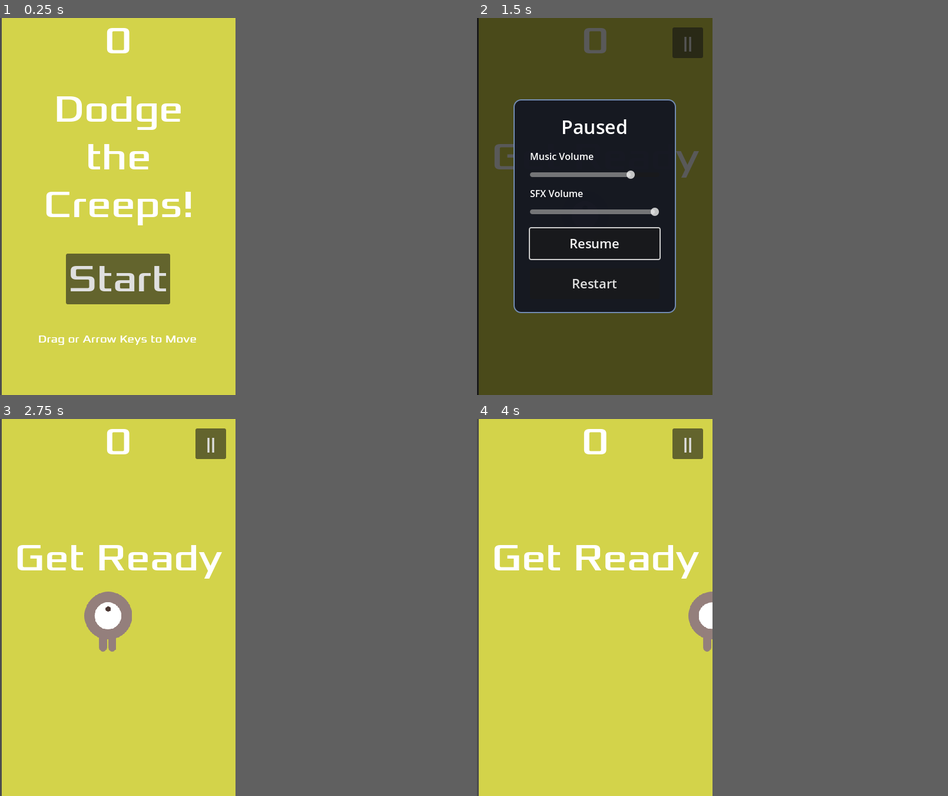
Above: before the commit, frames 1-4 (two rows, left to right).
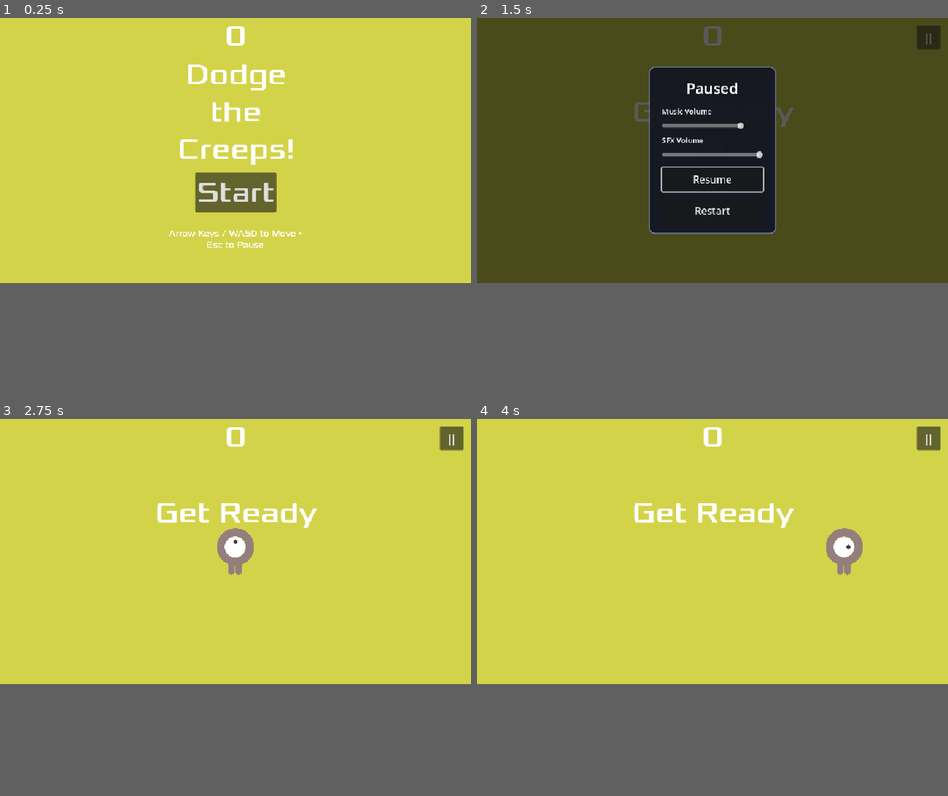
Above: after the commit, the same moments.

Repository: Rishabh-Chhangani/Dodge-The-Creeps
Game: Godot game, scene res://Scene/main.tscn
The game is run twice, just before and just after one commit, with the same random seed, the same clock (stepped at 60 frames per second) and the same inputs. Sound files missing from this copy of the repository are replaced by a short silence.
Inputs (mouse positions are in pixels of both pictures, inside the frame that each line leads up to):
- Up to frame 1 (0.25 s): no input
- Up to frame 2 (1.5 s): click "Start" at 0.5 s; click "||" at 1.25 s
- Up to frame 3 (2.75 s): click "Restart" at 2 s
- Up to frame 4 (4 s): tap Enter at 2.75 s; move the mouse to (646, 588) at 2.77 s; hold Right (move_right) 2.78-3.5 s; click (646, 588) at 2.92 s; drag from (547, 626) to (580, 682) at 3.52 s
The window is 400x640 before the commit and 800x450 after it. Grey fills any space a smaller window leaves; there, only what the larger window draws over its background counts as a difference.

The runs differ from the first frame. In frame 1, 9.3% of the frame differs, in the area x 0-64%, y 0-100%; in frame 2, 30%, in the area x 0-99%, y 0-100%; in frame 3, 5.3%; in frame 4, 4.8%.

Commit message:
fix,feat: Fixed the background music and have added the support for both windows and android

Diff:
--- a/Scene/main.tscn
+++ b/Scene/main.tscn
@@ -7,30 +7,23 @@
 [ext_resource type="AudioStream" uid="uid://c5aj8ehjt5ybv" path="res://art/House In a Forest Loop.ogg" id="5_3amdw"]
 [ext_resource type="AudioStream" uid="uid://dhvk34e70eme4" path="res://art/gameover.wav" id="6_1xcnr"]
 [ext_resource type="PackedScene" uid="uid://ydouojfa81at" path="res://Scene/game_over.tscn" id="7_game_over"]
-[ext_resource type="PackedScene" path="res://Scene/pause_menu.tscn" id="8_pause"]
+[ext_resource type="PackedScene" uid="uid://c7xkm5t8o2q1n" path="res://Scene/pause_menu.tscn" id="8_pause"]
 
 [sub_resource type="Curve2D" id="Curve2D_7mycd"]
 _data = {
-"points": PackedVector2Array(0, 0, 0, 0, 2, -88, 0, 0, 0, 0, 397, -87, 0, 0, 0, 0, 400, 555, 0, 0, 0, 0, 1, 555, 0, 0, 0, 0, 0, 0)
+"points": PackedVector2Array(0, 0, 0, 0, 0, 0, 0, 0, 0, 0, 1024, 0, 0, 0, 0, 0, 1024, 576, 0, 0, 0, 0, 0, 576, 0, 0, 0, 0, 0, 0)
 }
 point_count = 5
 
 [node name="Main" type="Node2D"]
-position = Vector2(-1, -4)
 script = ExtResource("1_r34rm")
 mob_scene = ExtResource("2_2wwxx")
 game_over_scene = ExtResource("7_game_over")
 
 [node name="ColorRect" type="ColorRect" parent="."]
-custom_minimum_size = Vector2(400, 0)
-anchors_preset = 15
-anchor_right = 1.0
-anchor_bottom = 1.0
-offset_left = 3.0
-offset_right = 1155.0
-offset_bottom = 640.0
-grow_horizontal = 2
-grow_vertical = 2
+custom_minimum_size = Vector2(400, 576)
+offset_right = 1024.0
+offset_bottom = 576.0
 color = Color(0.82572967, 0.82633895, 0.2907587, 1)
 
 [node name="Camera2D" type="Camera2D" parent="."]
@@ -39,7 +32,7 @@
 [node name="MobContainer" type="Node2D" parent="."]
 
 [node name="Player" parent="." instance=ExtResource("3_3amdw")]
-position = Vector2(201, 405)
+position = Vector2(512, 288)
 
 [node name="MobTimer" type="Timer" parent="."]
 wait_time = 0.5
@@ -51,15 +44,12 @@
 one_shot = true
 
 [node name="StartPosition" type="Marker2D" parent="."]
-position = Vector2(184, 344)
+position = Vector2(512, 288)
 
 [node name="MobPath" type="Path2D" parent="."]
-position = Vector2(0, 88)
 curve = SubResource("Curve2D_7mycd")
 
 [node name="MobSpawnLocation" type="PathFollow2D" parent="MobPath"]
-position = Vector2(2, -88)
-rotation = 0.00253164
 
 [node name="HUD" parent="." instance=ExtResource("4_2wwxx")]
 
--- a/project.godot
+++ b/project.godot
@@ -17,9 +17,17 @@
 
 [display]
 
-window/size/viewport_width=400
-window/size/viewport_height=640
+window/size/viewport_width=1024
+window/size/viewport_height=576
+window/size/viewport_width.mobile=400
+window/size/viewport_height.mobile=640
+window/size/viewport_width.android=400
+window/size/viewport_height.android=640
+window/size/window_width_override=1024
+window/size/window_height_override=576
+window/size/resizable=true
 window/stretch/mode="canvas_items"
+window/stretch/aspect="keep"
 window/handheld/orientation="portrait"
 
 [dotnet]
@@ -32,6 +40,11 @@
 
 [input]
 
+pause={
+"deadzone": 0.5,
+"events": [Object(InputEventKey,"resource_local_to_scene":false,"resource_name":"","device":-1,"window_id":0,"alt_pressed":false,"shift_pressed":false,"ctrl_pressed":false,"meta_pressed":false,"pressed":false,"keycode":4194305,"physical_keycode":4194305,"key_label":0,"unicode":0,"location":0,"echo":false,"script":null)
+]
+}
 move_right={
 "deadzone": 0.2,
 "events": [Object(InputEventKey,"resource_local_to_scene":false,"resource_name":"","device":-1,"window_id":0,"alt_press …(195 unchanged characters)…
--- a/script/hud.gd
+++ b/script/hud.gd
@@ -9,6 +9,14 @@
 @onready var instruction_label: Label = $InstructionLabel
 @onready var message_timer: Timer = $MessageTimer
 @onready var pause_button: Button = $PauseButton
+
+
+func _ready() -> void:
+	if instruction_label != null:
+		if OS.get_name() == "Windows" or OS.has_feature("pc"):
+			instruction_label.text = "Arrow Keys / WASD to Move • Esc to Pause"
+		else:
+			instruction_label.text = "Drag or Arrow Keys to Move"
 
 
 func show_message(text: String) -> void:
--- a/script/main.gd
+++ b/script/main.gd
@@ -31,12 +31,62 @@
 
 # Called when the node enters the scene tree for the first time.
 func _ready() -> void:
+	_configure_layout()
+	get_viewport().size_changed.connect(_configure_layout)
+
+	# Configure background music to loop seamlessly
+	if music_player != null and music_player.stream != null:
+		if music_player.stream is AudioStreamOggVorbis:
+			(music_player.stream as AudioStreamOggVorbis).loop = true
+		if not music_player.finished.is_connected(_on_music_finished):
+			music_player.finished.connect(_on_music_finished)
+
 	high_score = SaveManager.load_high_score()
 	SaveManager.apply_saved_audio_settings()
 	if game_over_ui != null:
 		game_over_ui.hide()
 	if pause_menu != null:
 		pause_menu.hide()
+
+
+func _configure_layout() -> void:
+	_ensure_nodes()
+	var viewport_size: Vector2 = get_viewport_rect().size
+	if start_position != null:
+		start_position.position = viewport_size * 0.5
+	if mob_path != null:
+		mob_path.position = Vector2.ZERO
+
+		var spawn_curve := Curve2D.new()
+		spawn_curve.add_point(Vector2(0.0, 0.0))
+		spawn_curve.add_point(Vector2(viewport_size.x, 0.0))
+		spawn_curve.add_point(Vector2(viewport_size.x, viewport_size.y))
+		spawn_curve.add_point(Vector2(0.0, viewport_size.y))
+		spawn_curve.add_point(Vector2(0.0, 0.0))
+		mob_path.curve = spawn_curve
+
+	if has_node("ColorRect"):
+		var color_rect: ColorRect = $ColorRect
+		color_rect.position = Vector2.ZERO
+		color_rect.size = viewport_size
+
+
+func _on_music_finished() -> void:
+	if is_game_active and music_player != null:
+		music_player.play()
+
+
+func _unhandled_input(event: InputEvent) -> void:
+	if event.is_action_pressed("pause") or (event is InputEventKey and event.pressed and not event.echo and event.keycode == KEY_ESCAPE):
+		if is_game_active:
+			if get_tree().paused:
+				if pause_menu != null and pause_menu.has_method("resume_game"):
+					pause_menu.resume_game()
+				else:
+					get_tree().paused = false
+			else:
+				pause_game()
+			get_viewport().set_input_as_handled()
 
 
 # Called every frame. 'delta' is the elapsed time since the previous frame.
@@ -169,6 +219,7 @@
 		pause_menu.resume_game()
 
 	clear_mobs()
+	_configure_layout()
 	player.start(start_position.position)
 	start_timer.start()
 	hud.update_score(score)
@@ -189,7 +240,7 @@
 	mob_spawn_location.progress_ratio = randf()
 
 	#Set the mob's position to random location
-	mob.position = mob_spawn_location.position
+	mob.position = mob_spawn_location.global_position
 
 	#Set the mob's direction perpendicular to the path direction
 	var direction: float = mob_spawn_location.rotation + PI / 2.0
--- a/script/mob.gd
+++ b/script/mob.gd
@@ -5,12 +5,18 @@
 var mob_type: String = ""
 var base_velocity: Vector2 = Vector2.ZERO
 var wave_time: float = 0.0
+var _is_spawned: bool = false
 
 
 # Called when the node enters the scene tree for the first time.
 func _ready() -> void:
 	if animated_sprite == null:
 		animated_sprite = $AnimatedSprite2D
+
+	if is_inside_tree():
+		get_tree().create_timer(0.3).timeout.connect(func(): _is_spawned = true)
+	else:
+		_is_spawned = true
 
 	var mob_types: Array = Array(animated_sprite.sprite_frames.get_animation_names())
 	mob_type = mob_types.pick_random()
@@ -39,4 +45,5 @@
 
 
 func _on_visible_on_screen_enabler_2d_screen_exited() -> void:
-	queue_free()
+	if _is_spawned:
+		queue_free()
--- a/script/pause_menu.gd
+++ b/script/pause_menu.gd
@@ -14,6 +14,13 @@
 	process_mode = Node.PROCESS_MODE_ALWAYS
 	hide()
 	_load_audio_sliders()
+
+
+func _unhandled_input(event: InputEvent) -> void:
+	if visible and (event.is_action_pressed("pause") or (event is InputEventKey and event.pressed and not event.echo and event.keycode == KEY_ESCAPE)):
+		resume_game()
+		resume_requested.emit()
+		get_viewport().set_input_as_handled()
 
 
 func _load_audio_sliders() -> void:
--- a/script/player.gd
+++ b/script/player.gd
@@ -12,7 +12,11 @@
 
 func _ready() -> void: #This funtion is called when a node enters the scene tree.
 	screen_size = get_viewport_rect().size
+	get_viewport().size_changed.connect(_on_viewport_size_changed)
 	hide()
+
+func _on_viewport_size_changed() -> void:
+	screen_size = get_viewport_rect().size
 
 func _unhandled_input(event: InputEvent) -> void:
 	if event is InputEventScreenTouch:
--- a/tests/test_gameplay_integration.gd
+++ b/tests/test_gameplay_integration.gd
@@ -15,6 +15,12 @@
 	runner.assert_true(death_node is AudioStreamPlayer, "DeathSound is non-spatial AudioStreamPlayer")
 	runner.assert_eq(music_node.bus, &"Music", "Music is routed to Music bus")
 	runner.assert_eq(death_node.bus, &"SFX", "DeathSound is routed to SFX bus")
+	if music_node.stream is AudioStreamOggVorbis:
+		runner.assert_true(music_node.stream.loop, "Background music stream is configured to loop")
+
+	# Verify background ColorRect
+	var color_rect = main_instance.get_node("ColorRect")
+	runner.assert_true(color_rect.size == main_instance.get_viewport_rect().size, "ColorRect fills viewport dimensions")
 
 	# Verify MobContainer and spawning
 	runner.assert_true(main_instance.has_node("MobContainer"), "Main contains MobContainer node")
@@ -23,6 +29,8 @@
 
 	main_instance._on_mob_timer_timeout()
 	runner.assert_eq(container.get_child_count(), 1, "Mob spawned directly into MobContainer")
+	var spawned_mob = container.get_child(0)
+	runner.assert_true(spawned_mob.position.x >= 0.0 and spawned_mob.position.y >= 0.0, "Spawned mob is placed along valid viewport perimeter")
 
 	main_instance.clear_mobs()
 	runner.assert_true(true, "clear_mobs cleans up container instances")
@@ -42,6 +50,15 @@
 	runner.assert_true(not pause_menu.visible, "PauseMenu closes on resume")
 	runner.assert_true(not runner.paused, "SceneTree is unpaused on resume")
 
+	# Verify ESC key pauses and unpauses
+	var esc_event := InputEventKey.new()
+	esc_event.pressed = true
+	esc_event.keycode = KEY_ESCAPE
+	main_instance._unhandled_input(esc_event)
+	runner.assert_true(pause_menu.visible, "ESC key pauses active game")
+	pause_menu._unhandled_input(esc_event)
+	runner.assert_true(not pause_menu.visible, "ESC key resumes paused game")
+
 	# Verify GameOver overlay
 	var game_over = main_instance.get_node("GameOver")
 	runner.assert_true(not game_over.visible, "GameOver starts hidden")
Not shown, changed: art/House In a Forest Loop.ogg.import
Not shown, changed: README.md
Not shown, changed: docs/CHAT STORE.md
